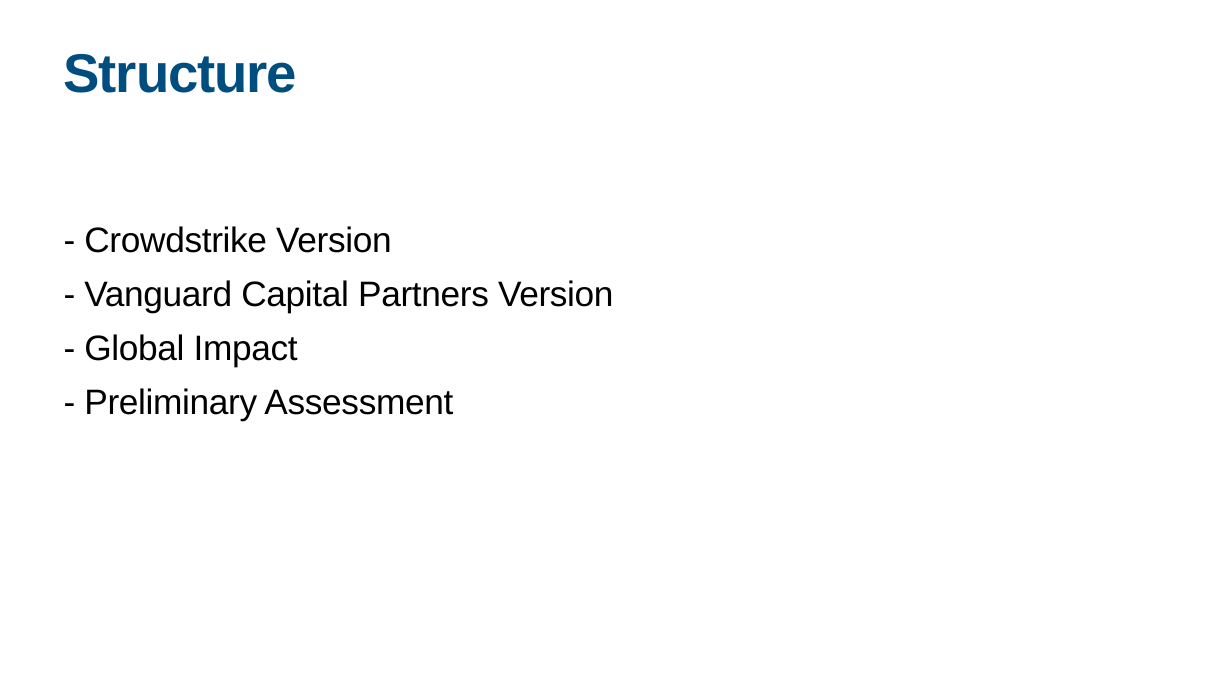
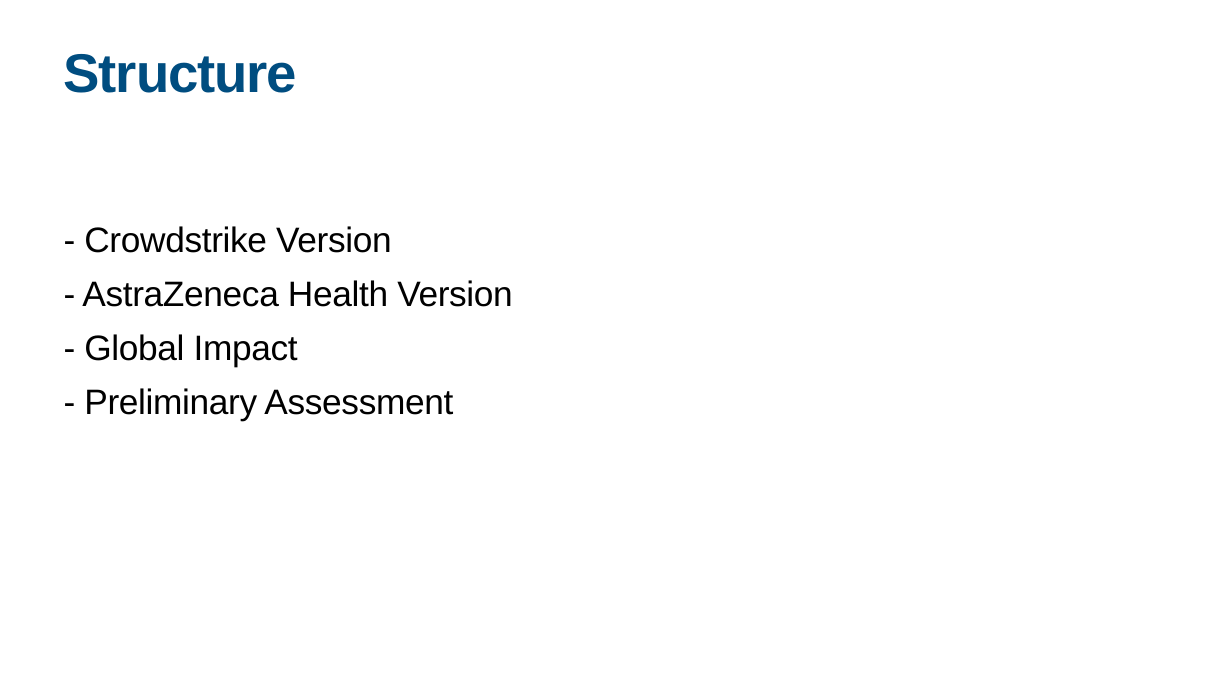
Before and after one commit to Swarnim1812/REDACT-TOOL, a slide deck: slide 2 of backend/outputs2/redacted_Crowdstrike_Prelim_Assessment_new.pptx. Drawn at 1232x693 pixels with LibreOffice and Linux fonts; fonts in the diff are those of the drawing. Boxes give left, top, right and bottom in pixels: in the first picture for what was removed or moved away, otherwise in the second. Text is boxed around its words. In the diff, an @@ line names an element or a change of style, - is before the commit and + after.

```diff
--- a/backend/outputs2/redacted_Crowdstrike_Prelim_Assessment_new.pptx
+++ b/backend/outputs2/redacted_Crowdstrike_Prelim_Assessment_new.pptx
@@ text at <box>82,280,513,307</box>: text changed @@
-- Vanguard Capital Partners Version
+- AstraZeneca Health Version
```
Also in this commit, not shown: 10 other slides changed, 1 slide added, 1 slide removed, 51 other files.
